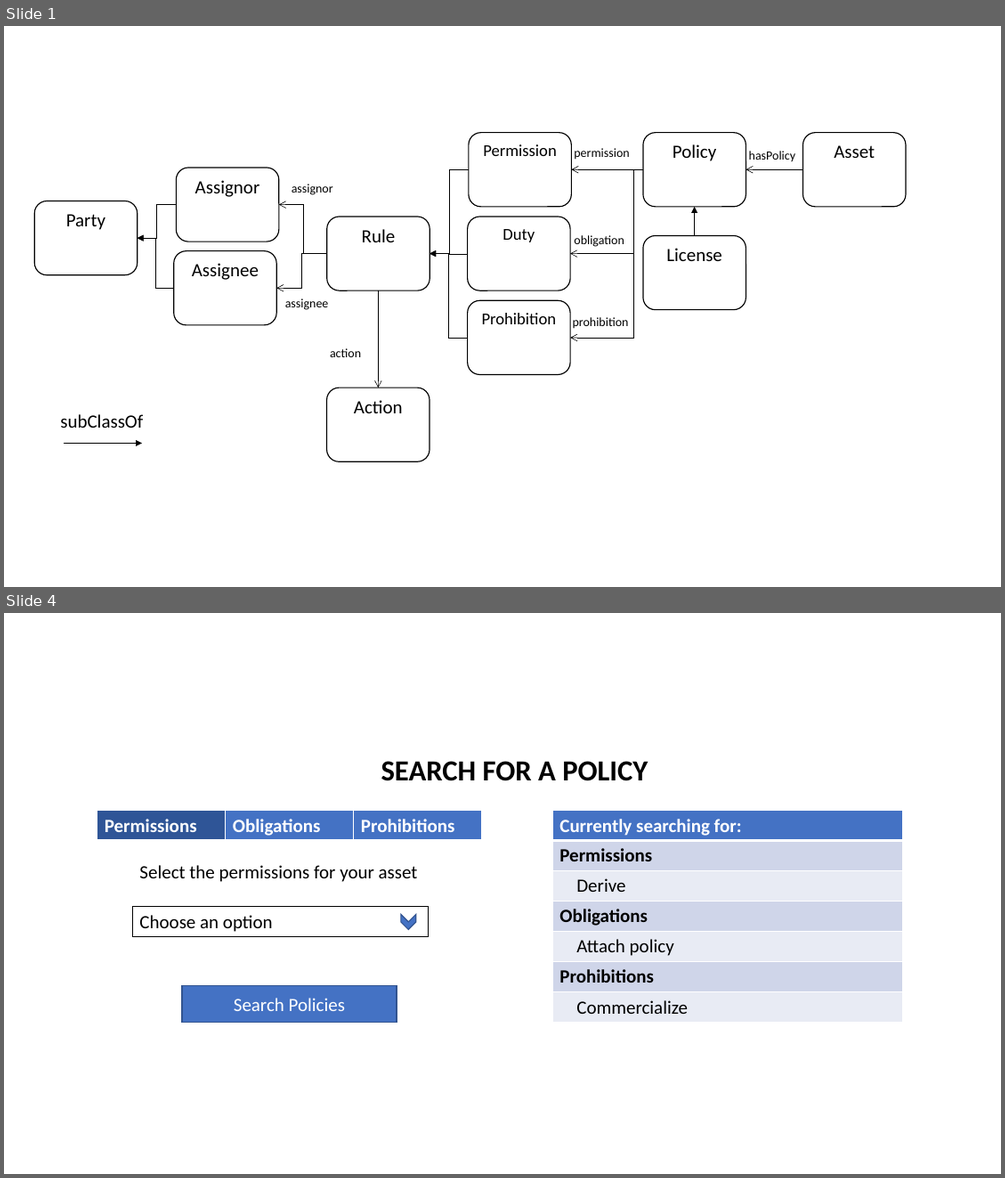
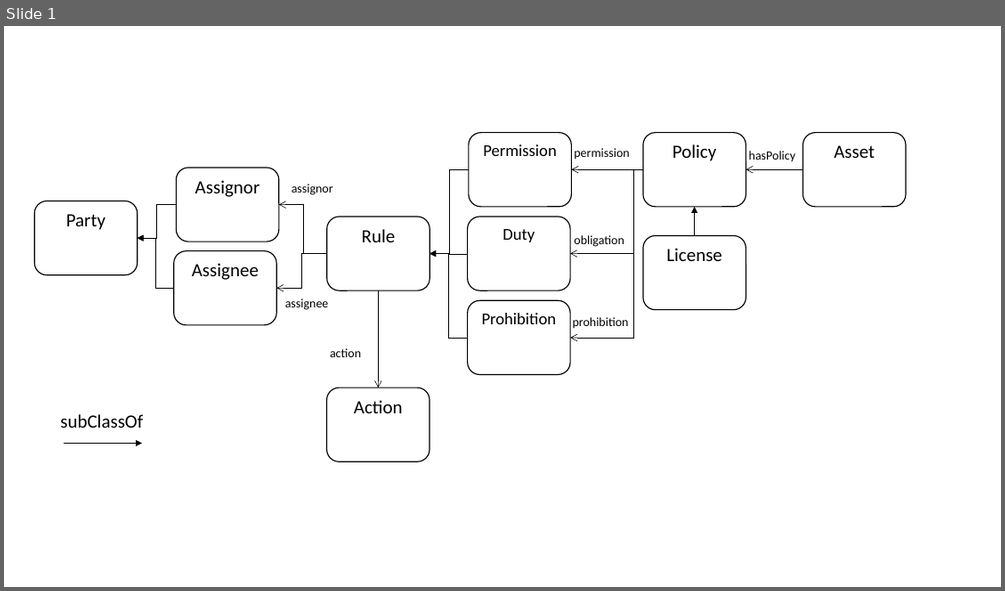
Before and after one commit to CSIRO-enviro-informatics/licences-catalogue, a slide deck: _docs/DataModel.pptx. Shown one above the other, each under a label of ours: slides 1 and 4 before the commit, slide 1 after it; the slides between them are not shown. The pictures are 1005x1178 and 1005x591 pixels, drawn with LibreOffice and Linux fonts; fonts in the diff are those of the drawing. Boxes give left, top, right and bottom in pixels: in the first picture for what was removed or moved away, otherwise in the second. Text is boxed around its words. In the diff, an @@ line names an element or a change of style, - is before the commit and + after.

```diff
--- a/_docs/DataModel.pptx
+++ b/_docs/DataModel.pptx
@@ slide 4 removed at [4,613,1001,1174], background #FFFFFF @@
@@ text removed at [381,761,647,781] @@
-SEARCH FOR A POLICY
@@ table removed at [97,811,483,840], 1 rows, 3 columns @@
-Permissions | Obligations | Prohibitions
@@ table removed at [552,811,903,1022], 7 rows, 1 columns @@
-Currently searching for:
-Permissions
-Derive
-Obligations
-Attach policy
-Prohibitions
-Commercialize
@@ text removed at [139,865,418,882] @@
-Select the permissions for your asset
@@ rectangle removed at [133,906,429,936] @@
-Choose an option
@@ chevron removed at [401,915,416,929] @@
@@ rectangle removed at [182,985,396,1022] @@
-Search Policies
```
Also in this commit, not shown: 2 slides changed, 3 other slides removed, 11 other files.
